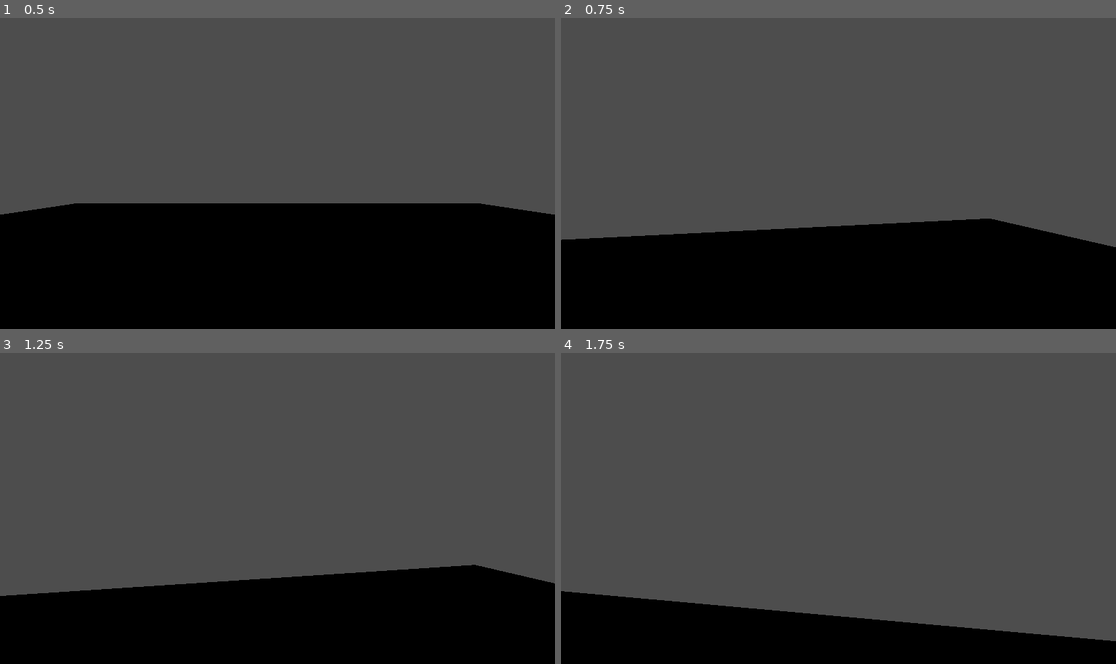
Above: before the commit, frames 1-4 (two rows, left to right).
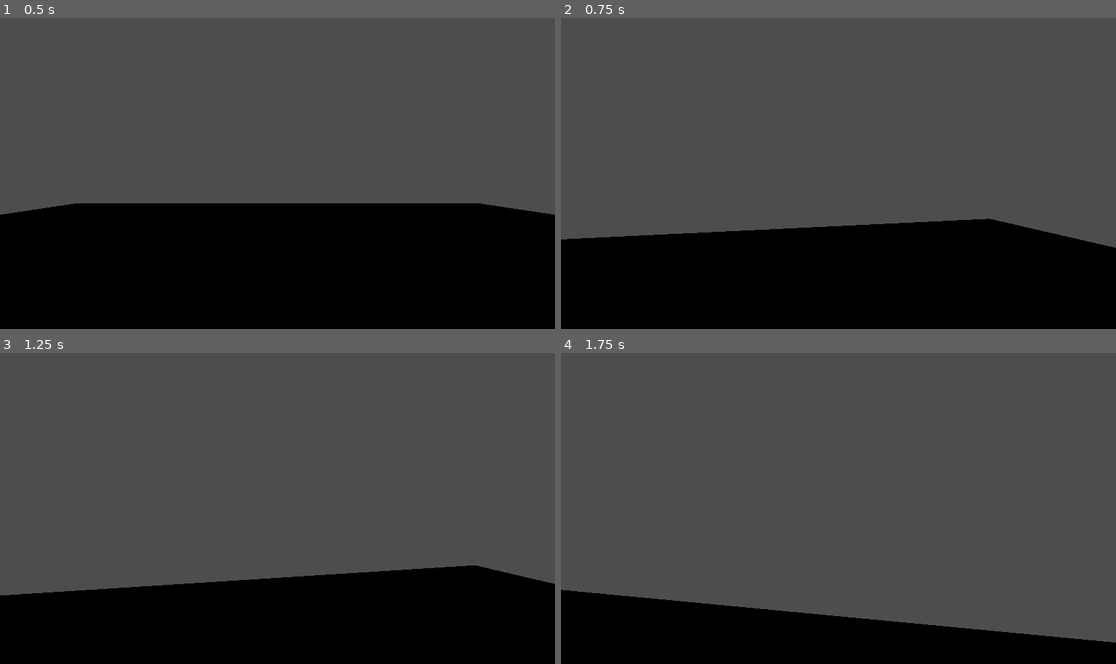
Above: after the commit, the same moments.

Repository: JustinW1233/FriendSlopV1
Game: Godot game, scene res://scenes/universe.tscn
Same seed, same stepped clock (60 frames per second), same inputs: the game is played once before the commit and once after it.
Inputs (mouse positions are in pixels of both pictures, inside the frame that each line leads up to):
- Up to frame 1 (0.5 s): no input
- Up to frame 2 (0.75 s): tap Enter (ui_accept) at 0.5 s; move the mouse to (866, 170) at 0.52 s; hold W (game_up) from 0.53 s (still down); tap E (interact, bound only after the commit) at 0.6 s
- Up to frame 3 (1.25 s): keep holding W (game_up); tap Enter (ui_accept) at 0.77 s
- Up to frame 4 (1.75 s): keep holding W (game_up); move the mouse to (810, 508) at 1.27 s; click (810, 508) at 1.35 s; tap Enter (ui_accept) at 1.52 s; tap E (interact, bound only after the commit) at 1.55 s

Frame 1 is identical in both runs. In frame 2, less than 0.1% of the frame differs, in the area x 0-100%, y 64-74%; in frame 3, less than 0.1%; in frame 4, 0.2%, in the area x 0-100%, y 76-94%.

Commit message:
updated player and added basic interaction controls

Diff:
--- a/Dev/godot/project.godot
+++ b/Dev/godot/project.godot
@@ -42,3 +42,8 @@
 "events": [Object(InputEventKey,"resource_local_to_scene":false,"resource_name":"","device":-1,"window_id":0,"alt_press …(192 unchanged characters)…
 ]
 }
+interact={
+"deadzone": 0.2,
+"events": [Object(InputEventKey,"resource_local_to_scene":false,"resource_name":"","device":-1,"window_id":0,"alt_pressed":false,"shift_pressed":false,"ctrl_pressed":false,"meta_pressed":false,"pressed":false,"keycode":0,"physical_keycode":69,"key_label":0,"unicode":101,"location":0,"echo":false,"script":null)
+]
+}
--- a/Dev/godot/scenes/Envelope.tscn
+++ b/Dev/godot/scenes/Envelope.tscn
@@ -1,6 +1,7 @@
-[gd_scene load_steps=4 format=3 uid="uid://c3qum5oujme5y"]
+[gd_scene load_steps=5 format=3 uid="uid://c3qum5oujme5y"]
 
 [ext_resource type="Script" uid="uid://jk6ohig4774b" path="res://scripts/envelope.gd" id="1_5y12r"]
+[ext_resource type="Script" uid="uid://cc7kqeok0olt8" path="res://scripts/interaction_controller.gd" id="2_bmft5"]
 
 [sub_resource type="BoxMesh" id="BoxMesh_58qmj"]
 size = Vector3(0.1, 0.5, 0.8)
@@ -17,3 +18,6 @@
 [node name="CollisionShape3D" type="CollisionShape3D" parent="."]
 transform = Transform3D(1, 0, 0, 0, 1, 0, 0, 0, 1, 0.00617981, 0.00283813, -0.000457764)
 shape = SubResource("BoxShape3D_5y12r")
+
+[node name="InteractionController" type="Node" parent="."]
+script = ExtResource("2_bmft5")
--- a/Dev/godot/scenes/player.tscn
+++ b/Dev/godot/scenes/player.tscn
@@ -1,7 +1,8 @@
-[gd_scene load_steps=7 format=3 uid="uid://cdbec05st1pxl"]
+[gd_scene load_steps=8 format=3 uid="uid://cdbec05st1pxl"]
 
 [ext_resource type="Script" uid="uid://cb8uplwntv01k" path="res://scripts/player.gd" id="1_3vyb7"]
 [ext_resource type="Script" uid="uid://ct40pcromhtkf" path="res://scripts/head.gd" id="2_g2els"]
+[ext_resource type="Script" uid="uid://j3b6w6i7ese6" path="res://scripts/player_interaction.gd" id="3_qhqgy"]
 
 [sub_resource type="StandardMaterial3D" id="StandardMaterial3D_g2els"]
 albedo_color = Color(0, 0, 1, 1)
@@ -30,12 +31,18 @@
 transform = Transform3D(1, 0, 0, 0, 1, 0, 0, 0, 1, 0, 0.5, 0)
 script = ExtResource("2_g2els")
 
-[node name="Camera3D" type="Camera3D" parent="Head"]
+[node name="Neck" type="Node3D" parent="Head"]
 unique_name_in_owner = true
 
-[node name="Area3D" type="Area3D" parent="Head"]
+[node name="Camera3D" type="Camera3D" parent="Head/Neck"]
+
+[node name="Area3D" type="Area3D" parent="Head/Neck"]
 transform = Transform3D(1, 0, 0, 0, 1, 0, 0, 0, 1, 0, 0, -1.25)
+script = ExtResource("3_qhqgy")
 
-[node name="CollisionShape3D" type="CollisionShape3D" parent="Head/Area3D"]
+[node name="CollisionShape3D" type="CollisionShape3D" parent="Head/Neck/Area3D"]
 transform = Transform3D(1, 0, 0, 0, 1, 0, 0, 0, 1, 0, 0, -0.0620117)
 shape = SubResource("BoxShape3D_qhqgy")
+
+[connection signal="body_entered" from="Head/Neck/Area3D" to="Head/Neck/Area3D" method="_on_body_entered"]
+[connection signal="body_exited" from="Head/Neck/Area3D" to="Head/Neck/Area3D" method="_on_body_exited"]
--- a/Dev/godot/scripts/envelope.gd
+++ b/Dev/godot/scripts/envelope.gd
@@ -1,15 +1,5 @@
 extends RigidBody3D
 
-
-# Called when the node enters the scene tree for the first time.
-func _ready() -> void:
-	pass # Replace with function body.
-
-
-# Called every frame. 'delta' is the elapsed time since the previous frame.
-func _process(delta: float) -> void:
-	pass
-
-
-func pickup() -> void:
-	queue_free()
+func on_interact() -> void:
+	print_debug("Mail picked up!")
+	queue_free() # deletes self
--- a/Dev/godot/scripts/head.gd
+++ b/Dev/godot/scripts/head.gd
@@ -2,7 +2,7 @@
 
 var using_mouse : bool = true
 var mouse_sensitivity : float = 0.003
-@onready var camera_3d: Camera3D = %Camera3D
+@onready var neck: Node3D = %Neck
 
 # Called when the node enters the scene tree for the first time.
 func _ready() -> void:
@@ -15,7 +15,7 @@
 
 func _input(event):
 	_mouse_motion(event)
-	_mouse_capture_and_release(event)
+	_mouse_capture_and_release(event) # allow using ui_cancel button to move mouse outside of game window and clicking back into game to return focus
 
 func _mouse_motion(event):
 	if Input.mouse_mode != Input.MOUSE_MODE_CAPTURED:
@@ -23,8 +23,8 @@
 
 	if event is InputEventMouseMotion:
 		rotate_y(-event.relative.x * mouse_sensitivity)
-		rotate_x(event.relative.y * -mouse_sensitivity)
-		rotation.x = clampf(rotation.x, -deg_to_rad(75), deg_to_rad(90))
+		neck.rotate_x(-event.relative.y * mouse_sensitivity)
+		neck.rotation.x = clampf(neck.rotation.x, -deg_to_rad(75), deg_to_rad(90))
 
 func _mouse_capture_and_release(event):
 	if event.is_action_pressed("ui_cancel"):
--- /dev/null
+++ b/Dev/godot/scripts/interaction_controller.gd
@@ -0,0 +1,16 @@
+extends Node
+
+signal remove_interactable(body: Node)
+
+func _ready() -> void:
+	if (!get_parent().has_method("on_interact")):
+		print_debug("WARNING: " + get_parent().name + "@" + get_parent().get_path().get_concatenated_names() + " missing method 'on_interact'")
+
+func _notification(what: int) -> void:
+	match what: # probably the most confusing line of code I'll ever write in my life
+		NOTIFICATION_PREDELETE:
+			on_predelete()
+
+func on_predelete() -> void:
+	# Remove self from all player interaction lists before being deleted.
+	remove_interactable.emit(self)
--- /dev/null
+++ b/Dev/godot/scripts/player_interaction.gd
@@ -0,0 +1,34 @@
+extends Area3D
+
+# list of things in front of player to interact with
+@export var in_range_interactables: Array[Node] = []
+
+func _physics_process(delta: float) -> void:
+	# Handle interaction.
+	if Input.is_action_just_pressed("interact") && len(in_range_interactables) > 0:
+		var interactableObject = in_range_interactables[0].get_parent()
+		if len(in_range_interactables) > 1:
+			var parent_global_position: Vector3 = get_parent_node_3d().global_position
+			# unsafe code but basically we sort by distance to find closest, unsafe because assume parent of a and b is Node3D
+			in_range_interactables.sort_custom(func(a: Node, b: Node): return true if a.get_parent().global_position.distance_to(parent_global_position) < b.get_parent().global_position.distance_to(parent_global_position) else false)
+			interactableObject = in_range_interactables[0].get_parent()
+		interactableObject.on_interact()
+
+# when entering view, we will check if it has an interactable controller, if so add it to the list and connect to it
+func _on_body_entered(body: Node3D) -> void:
+	var interactionController: Node = body.find_child('InteractionController')
+	if (interactionController):
+		in_range_interactables.append(interactionController)
+		interactionController.connect("remove_interactable", remove_interactable)
+
+# when exiting view, we will check if it has an interactable controller, if so run remove_interactable
+func _on_body_exited(body: Node) -> void:
+	var interactionController: Node = body.find_child('InteractionController')
+	if (interactionController):
+		remove_interactable(interactionController)
+
+# separate public function so that it can be used here and the interactable controller signal
+func remove_interactable(interactionController: Node) -> void:
+	if (interactionController in in_range_interactables):
+		in_range_interactables.erase(interactionController)
+		interactionController.disconnect("remove_interactable", remove_interactable)
Not shown, added: Dev/godot/scripts/interaction_controller.gd.uid
Not shown, added: Dev/godot/scripts/player_interaction.gd.uid
